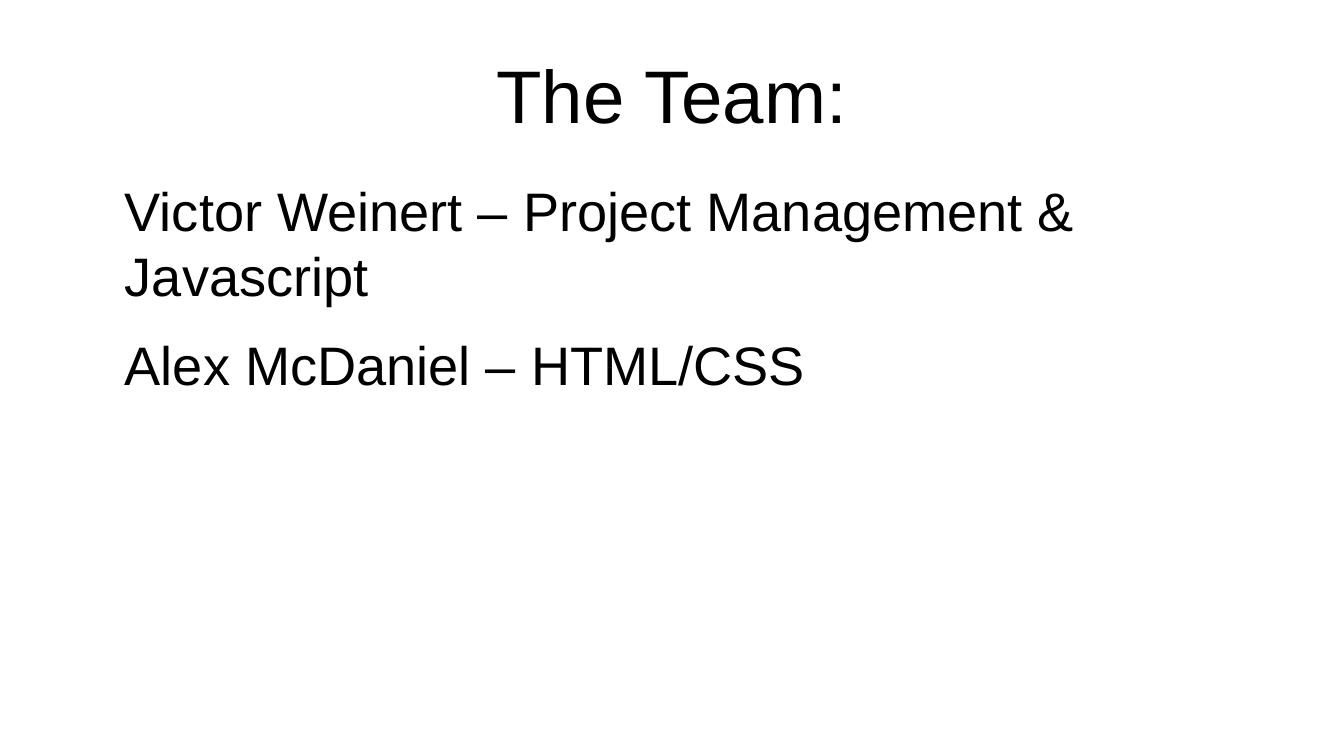
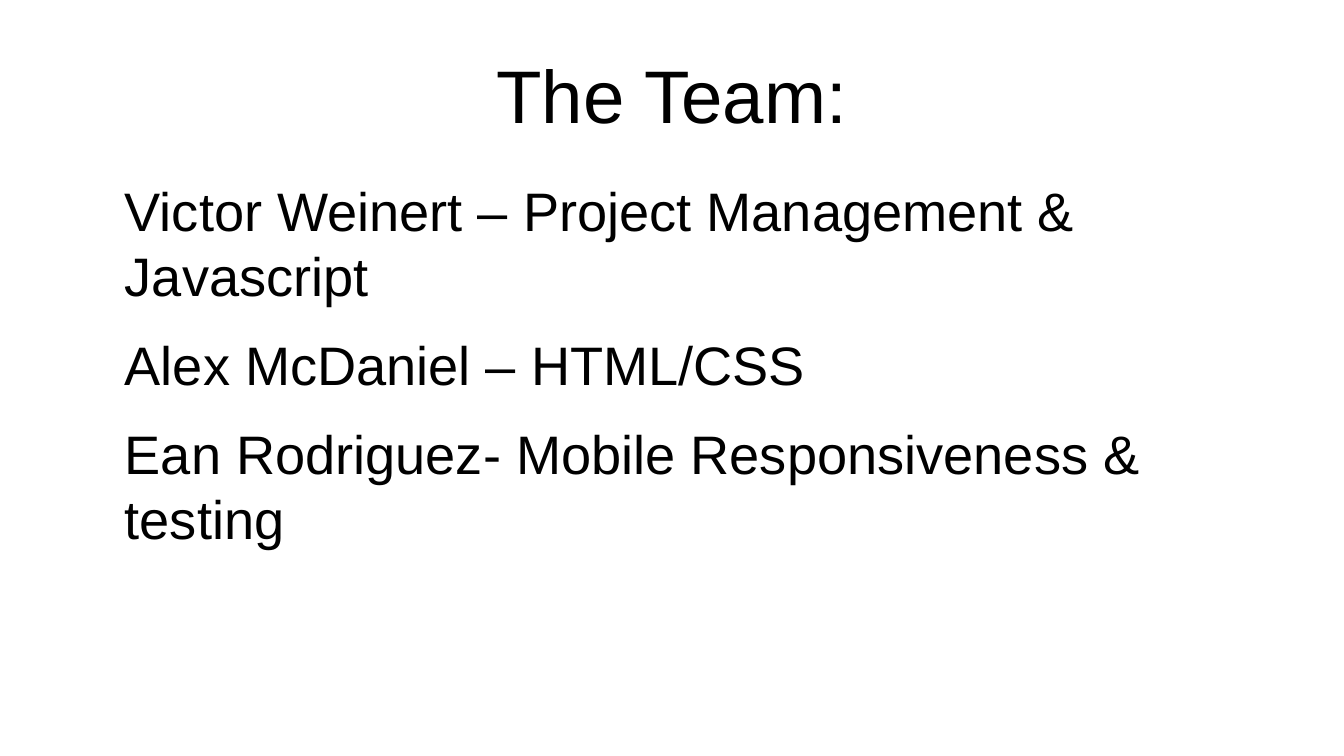
Before and after one commit to alexm1937/what-is-that-song, a slide deck: slide 6 of presentation.odp. Drawn at 1344x756 pixels with LibreOffice and Linux fonts; fonts in the diff are those of the drawing. Boxes give left, top, right and bottom in pixels: in the first picture for what was removed or moved away, otherwise in the second. Text is boxed around its words. In the diff, an @@ line names an element or a change of style, - is before the commit and + after.

```diff
--- a/presentation.odp
+++ b/presentation.odp
@@ text at (125,434,1089,548): paragraph added @@
+Ean Rodriguez- Mobile Responsiveness & testing
```
Also in this commit, not shown: 2 other slides changed, 1 other file.
